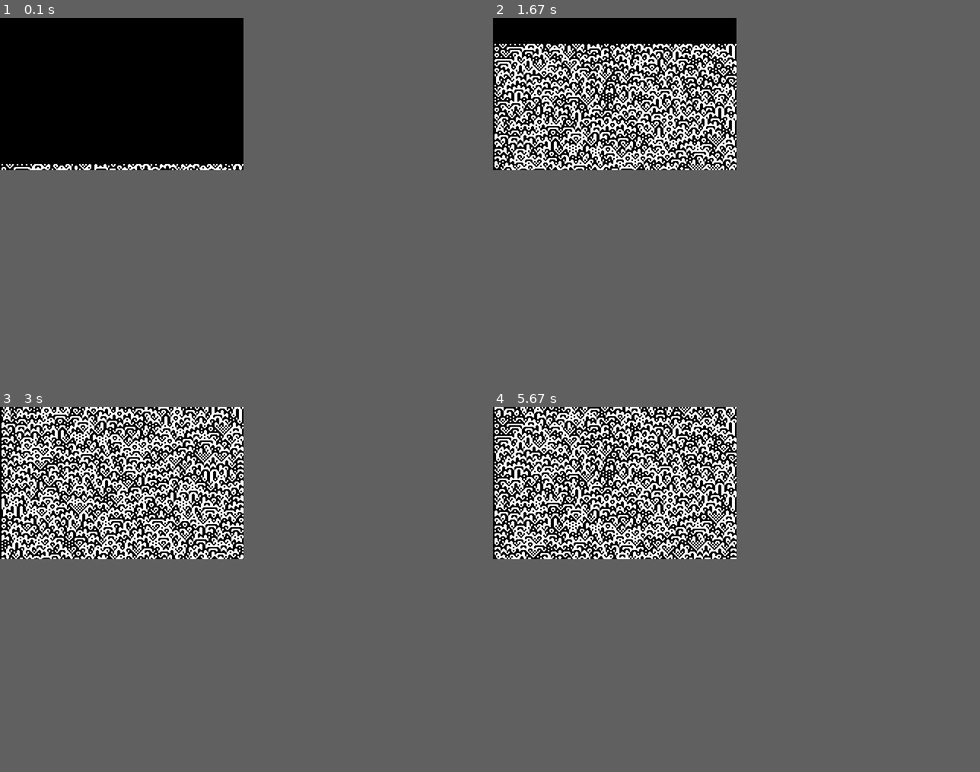
Above: before the commit, frames 1-4 (two rows, left to right).
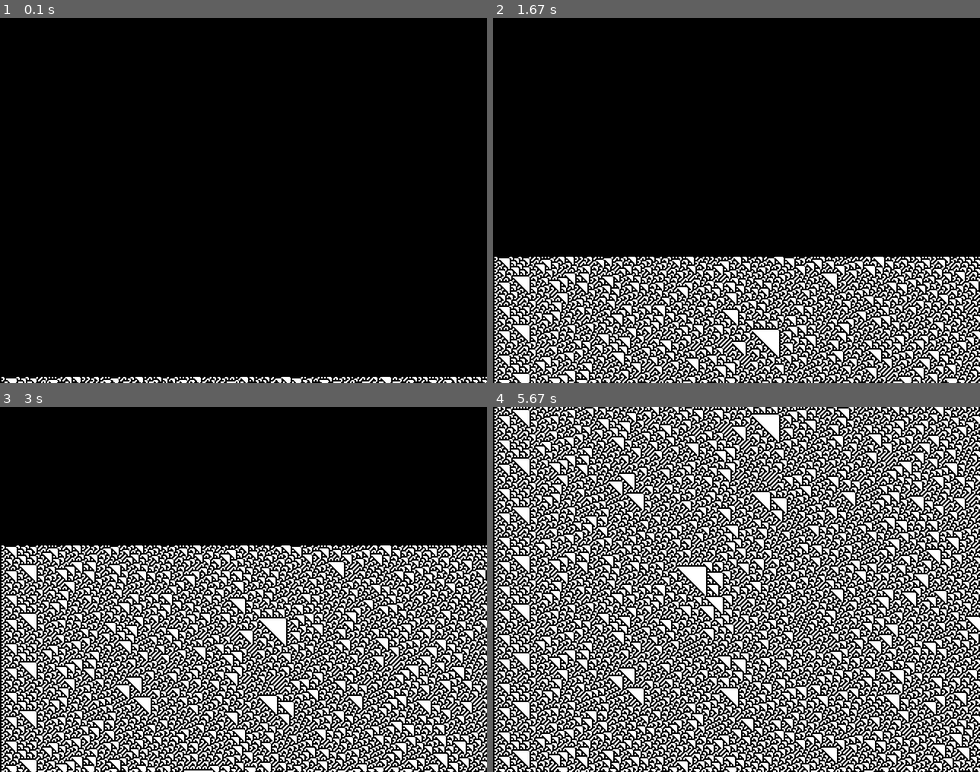
Above: after the commit, the same moments.

Repository: gunny26/pygame
Game: pygame game, started from effects/WolframElementary.py
The game is run twice, just before and just after one commit, with the same random seed, the same clock (stepped at 60 frames per second) and the same inputs.
Inputs:
- Up to frame 1 (0.1 s): no input
- Up to frame 2 (1.67 s): no input
- Up to frame 3 (3 s): no input
- Up to frame 4 (5.67 s): no input
In our replay, the window is 320x200 before the commit and 640x480 after it. These sizes can differ from the game's own. Grey fills any space a smaller window leaves; there, only what the larger window draws over its background counts as a difference.

The runs differ from the first frame. In frame 1, 1.2% of the frame differs, in the area x 0-100%, y 40-100%; in frame 2, 26%; in frame 3, 40%; in frame 4, 50%, in the area x 0-100%, y 0-100%.

Commit message:
playing around with Cellular Automata

Diff:
--- /dev/null
+++ b/effects/GameOfLife.py
@@ -0,0 +1,85 @@
+#!/usr/bin/python3
+import sys
+import random
+# non std modules
+import pygame
+
+FPS = 50
+DIM =(800, 600)
+
+
+class GameOfLife(object):
+    """ simple Cellular Automata - Wolfram Elementary"""
+
+    def __init__(self, dim: tuple, scale=2, density=15):
+        """
+        :param dim: dimension of surface to draw on
+        :param ruleset: ruleset to use
+        """
+        self.dim = dim
+        self.scale = scale
+        self.density = density
+        self.width, self.height = dim  # (width, height) tuple
+        self.width = self.width // scale
+        self.height = self.height // scale
+        self.surface = pygame.Surface(dim)
+        self.cells = [[0 for x in range(self.width)] for y in range(self.height)]
+        for i in range((self.width * self.height) // density):
+            x = random.randint(1, self.width - 1)
+            y = random.randint(1, self.height -1)
+            self.cells[y][x] = 1
+
+    def update(self) -> pygame.Surface:
+        """ every fram a new generation """
+        p_array = pygame.PixelArray(self.surface)
+        cells = self.cells  # shortcut
+        for y in range(1, self.height - 1):
+            for x in range(1, self.width - 1):
+                old_state = cells[y][x]
+                neighbors = (
+                    cells[y-1][x-1], cells[y-1][x], cells[y-1][x+1],
+                    cells[y][x-1], 0, cells[y][x+1],
+                    cells[y+1][x-1], cells[y+1][x], cells[y+1][x+1]
+                )
+                if cells[y][x]:  # actual state alive
+                    if sum(neighbors) < 2:  # loneliness
+                        cells[y][x] = 0
+                    elif sum(neighbors) > 3:  # overcrouded
+                        cells[y][x] = 0
+                else:  # actual state death
+                    if sum(neighbors) == 3:  # rebirth
+                        cells[y][x] = 1
+                # to surface
+                cell = cells[y][x]
+                if cell:
+                    if cell == old_state:
+                        p_array[x, y] = (0, 255, 0, 255)
+                    else:
+                        p_array[x, y] = (0, 128, 0, 255)
+                else:
+                    if cell == old_state:
+                        p_array[x, y] = (0, 0, 0, 255)
+                    else:
+                        p_array[x, y] = (0, 128, 255, 255)
+        p_array.close()
+        return pygame.transform.scale(self.surface, (self.dim[0] * self.scale, self.dim[1] * self.scale))
+
+
+def test():
+    """ test """
+    pygame.display.init()
+    surface = pygame.display.set_mode(DIM)
+    clock = pygame.time.Clock()
+    effect = GameOfLife(DIM, 4, 30)
+    while True:
+        clock.tick(FPS)
+        events = pygame.event.get()
+        for event in events:
+            if event.type == pygame.QUIT:
+                pygame.quit()
+        pygame.display.set_caption("frame rate: %.2f frames per second" % clock.get_fps())
+        surface.blit(effect.update(), (0, 0))
+        pygame.display.update()
+
+if __name__ == "__main__" :
+    test()
--- a/effects/WolframElementary.py
+++ b/effects/WolframElementary.py
@@ -5,8 +5,10 @@
 import pygame
 
 FPS = 50
-DIM =(320, 200)
-RULESET = 105
+DIM =(640, 480)
+RULESET = 195  # chaotic
+#RULESET = 110
+#RULESET = 199
 
 class WolframElementary(object):
     """ simple Cellular Automata - Wolfram Elementary"""
